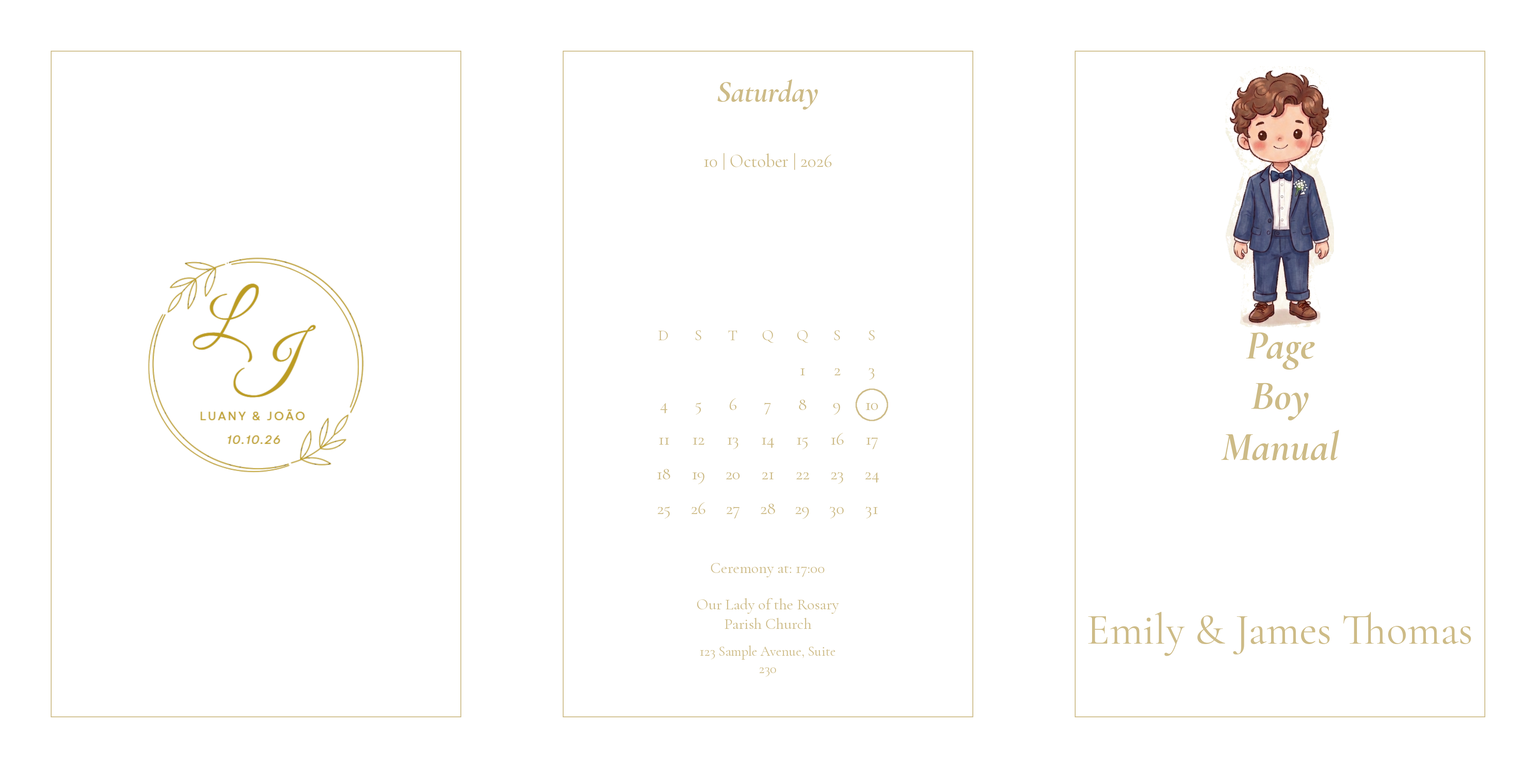
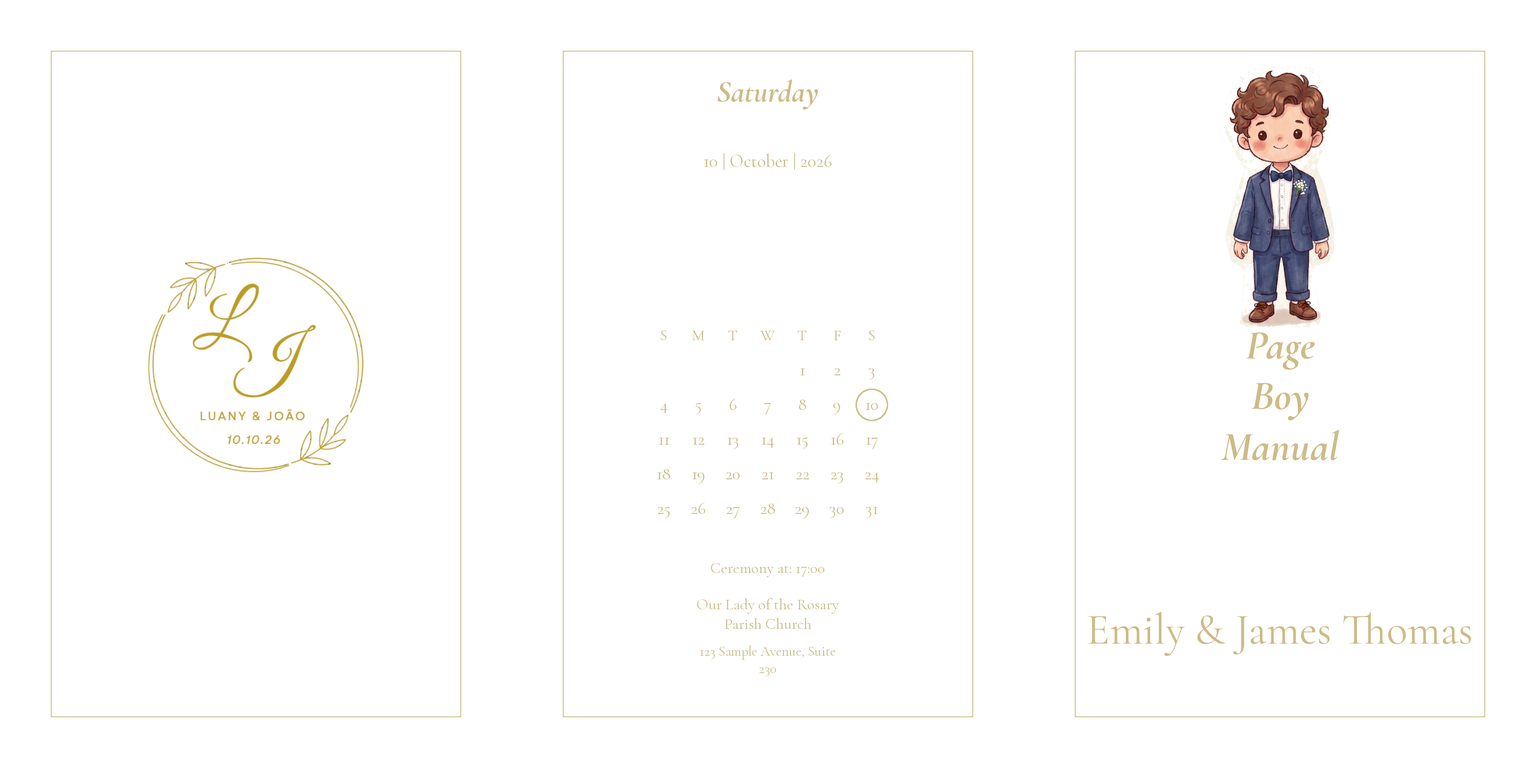
Before/after of a (1536, 768) layered artwork. What changed in the layer stack:
renamed "cal_wd_5_S" to "cal_wd_5_F", painted on it over [833, 330, 841, 341]
renamed "cal_wd_4_Q" to "cal_wd_4_T", painted on it over [797, 330, 809, 343]
renamed "cal_wd_3_Q" to "cal_wd_3_W", painted on it over [759, 330, 775, 343]
renamed "cal_wd_1_S" to "cal_wd_1_M", painted on it over [692, 330, 705, 341]
renamed "cal_wd_0_D" to "cal_wd_0_S", painted on it over [657, 330, 668, 341]
